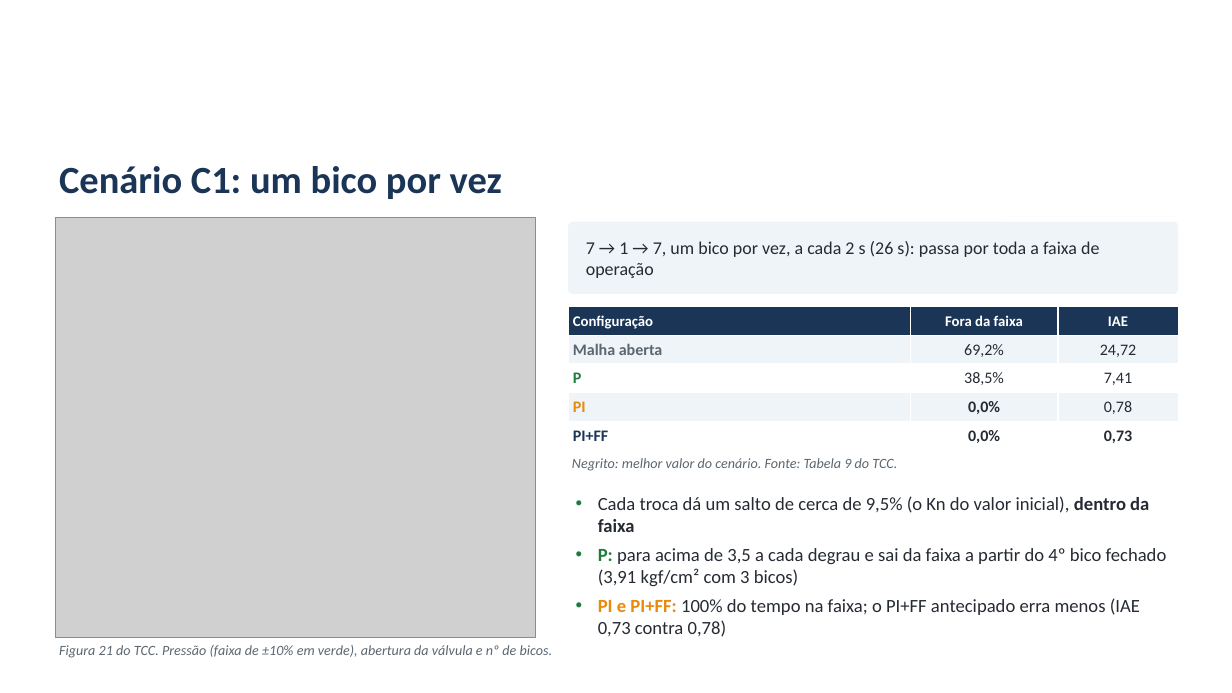
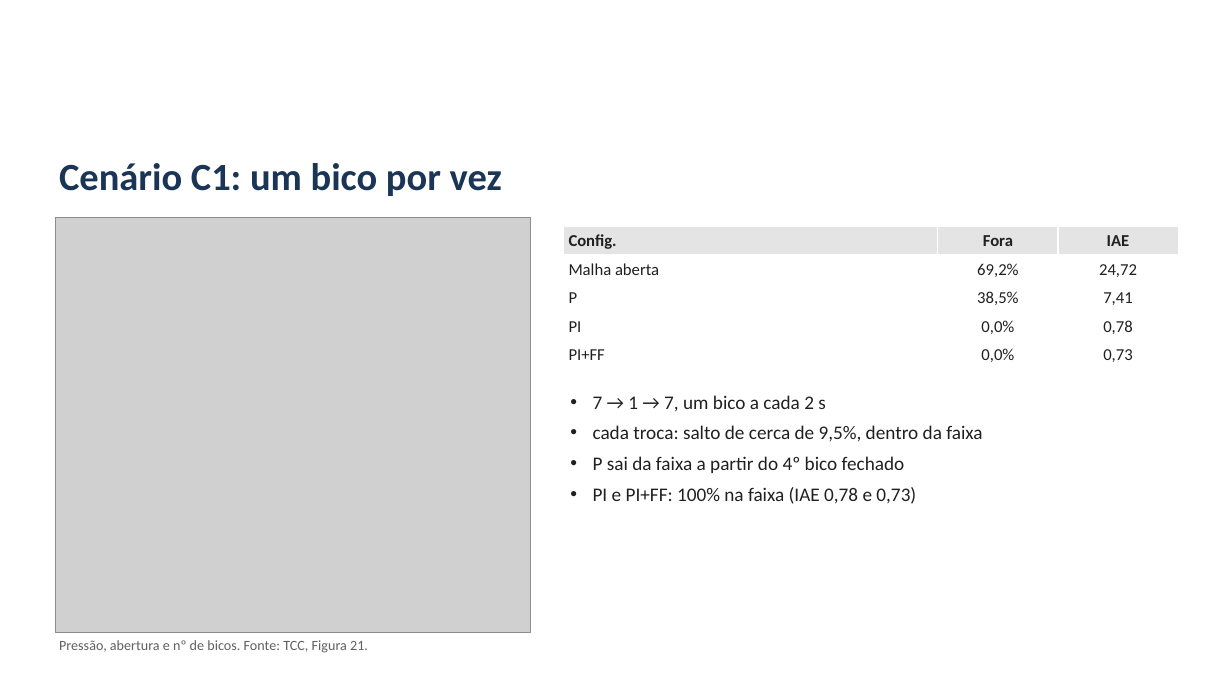
Before and after one commit to alexteroltismart/tcc, a slide deck: slide 20 of docs/Apresentacao_Banca_TCC_v25.pptx (slide 21 before the commit). Drawn at 1232x693 pixels with LibreOffice and Linux fonts; fonts in the diff are those of the drawing; grey boxes stand for pictures; background and template pictures are left out. Boxes give left, top, right and bottom in pixels: in the first picture for what was removed or moved away, otherwise in the second. Text is boxed around its words. In the diff, an @@ line names an element or a change of style, - is before the commit and + after.

```diff
--- a/docs/Apresentacao_Banca_TCC_v25.pptx
+++ b/docs/Apresentacao_Banca_TCC_v25.pptx
@@ text "Cenário C1: um bico por ..." at <box>59,163,502,196</box>: vertical alignment middle to top @@
@@ picture: place and size @@
-picture at <box>55,217,536,638</box>
+picture at <box>55,217,531,633</box>
@@ table at <box>563,226,1178,370</box> @@
-row 1, column 1: Configuração
+row 1, column 1: Config.
-row 1, column 2: Fora da faixa
+row 1, column 2: Fora
@@ fill #1B3557 to #E4E4E4 in row 1 @@
@@ fill #EEF4F8 to #FFFFFF in 6 cells @@
@@ size 11.5 to 13 pt, text colour #FFFFFF to #202020 in "IAE" @@
@@ size 12.5 to 13 pt in "Malha aberta", "69,2%", "24,72", "P" and 8 more places @@
@@ text colour #5B6670 to #202020 in "Malha aberta" @@
@@ bold off in "Malha aberta", "P", "PI", "0,0%" and 3 more places @@
@@ text colour #262B33 to #202020 in "69,2%", "24,72", "38,5%", "7,41" and 4 more places @@
@@ text colour #1E7B3C to #202020 in "P" @@
@@ text colour #E88A0C to #202020 in "PI" @@
@@ text colour #1B3557 to #202020 in "PI+FF" @@
@@ borders changed @@
@@ table: place and size @@
-table at <box>568,307,1178,450</box>
+table at <box>563,226,1178,370</box>
@@ rounded rectangle removed at <box>568,222,1178,294</box> @@
@@ text removed at <box>586,241,1099,278</box> @@
-7 → 1 → 7, um bico por vez, a cada 2 s (26 s): passa por toda a faixa de operação
@@ text at <box>593,395,982,504</box>: text changed; size 14.5 to 15 pt; text colour #262B33 to #202020 @@
-• Cada troca dá um salto de cerca de 9,5% (o Kn do valor inicial), dentro da faixa
-• P: para acima de 3,5 a cada degrau e sai da faixa a partir do 4º bico fechado (3,91 kgf/cm² com 3 bicos)
-• PI e PI+FF: 100% do tempo na faixa; o PI+FF antecipado erra menos (IAE 0,73 contra 0,78)
+• 7 → 1 → 7, um bico a cada 2 s
+• cada troca: salto de cerca de 9,5%, dentro da faixa
+• P sai da faixa a partir do 4º bico fechado
+• PI e PI+FF: 100% na faixa (IAE 0,78 e 0,73)
@@ text removed at <box>572,458,897,471</box> @@
-Negrito: melhor valor do cenário. Fonte: Tabela 9 do TCC.
@@ text at <box>59,640,368,653</box>: text changed; text colour #5B6670 to #606060; italic off @@
-Figura 21 do TCC. Pressão (faixa de ±10% em verde), abertura da válvula e nº de bicos.
+Pressão, abertura e nº de bicos. Fonte: TCC, Figura 21.
```
Also in this commit, not shown: 24 other slides changed, 1 slide removed, 4 other files.
